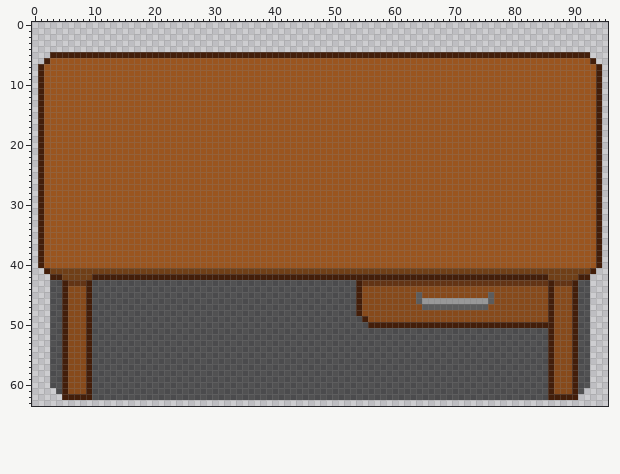
Sprite sheet, stored at assets/props/desk.png. The picture above was drawn from the file before the commit.
The file is 96x64 pixels.
And afterwards:
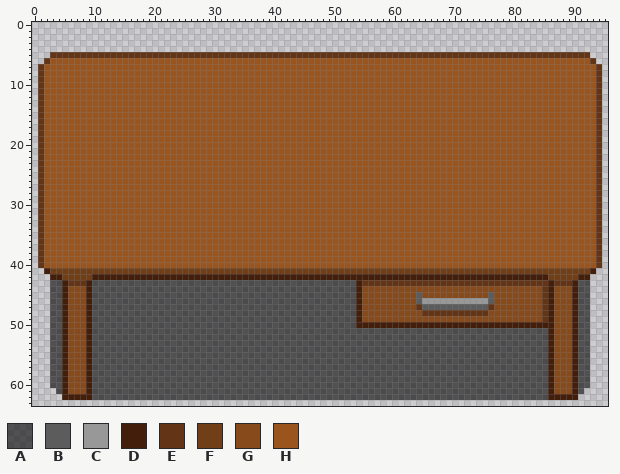
Palette (. is transparent): A #0000009a  B #5c5c5c  C #989898  D #431e0a  E #633415  F #703f17  G #874a1b  H #9a551f
Change:
y 5: x 3..92 DDDDDDDDDDDDDDDDDDDDDDDDDDDDDDDDDDDDDDDDDDDDDDDDDDDDDDDDDDDDDDDDDDDDDDDDDDDDDDDDDDDDDDDDDD -> EEEEEEEEEEEEEEEEEEEEEEEEEEEEEEEEEEEEEEEEEEEEEEEEEEEEEEEEEEEEEEEEEEEEEEEEEEEEEEEEEEEEEEEEEE
y 6: x 2 D -> E; x 93 D -> E
y 7..40: x 1 D -> E; x 94 D -> E
y 44..46: x 85 G -> E
y 47: x 64 G -> E; x 76 G -> E; x 85 G -> E
y 48: x 65..75 GGGGGGGGGGG -> EEEEEEEEEEE; x 85 G -> E
y 49: x 54..55 AD -> DG; x 85 G -> E
y 50: x 54..55 AA -> DD
Boxes around the changes in both pictures, in picture pixels (x1, y1, x2, y2):
changed: (38, 52, 602, 268)
changed: (542, 286, 548, 322)
changed: (416, 304, 494, 316)
changed: (356, 316, 368, 328)
